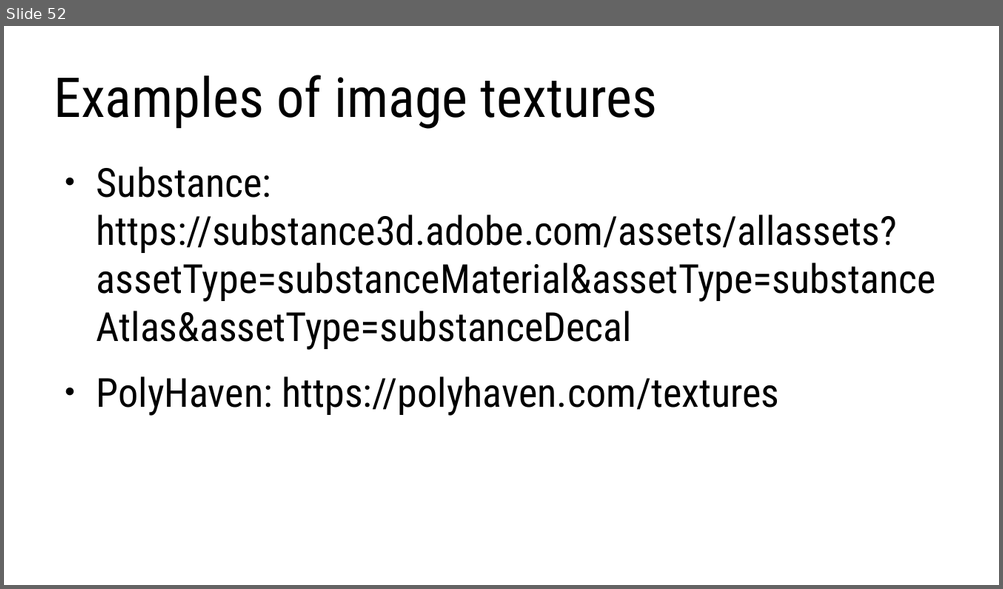
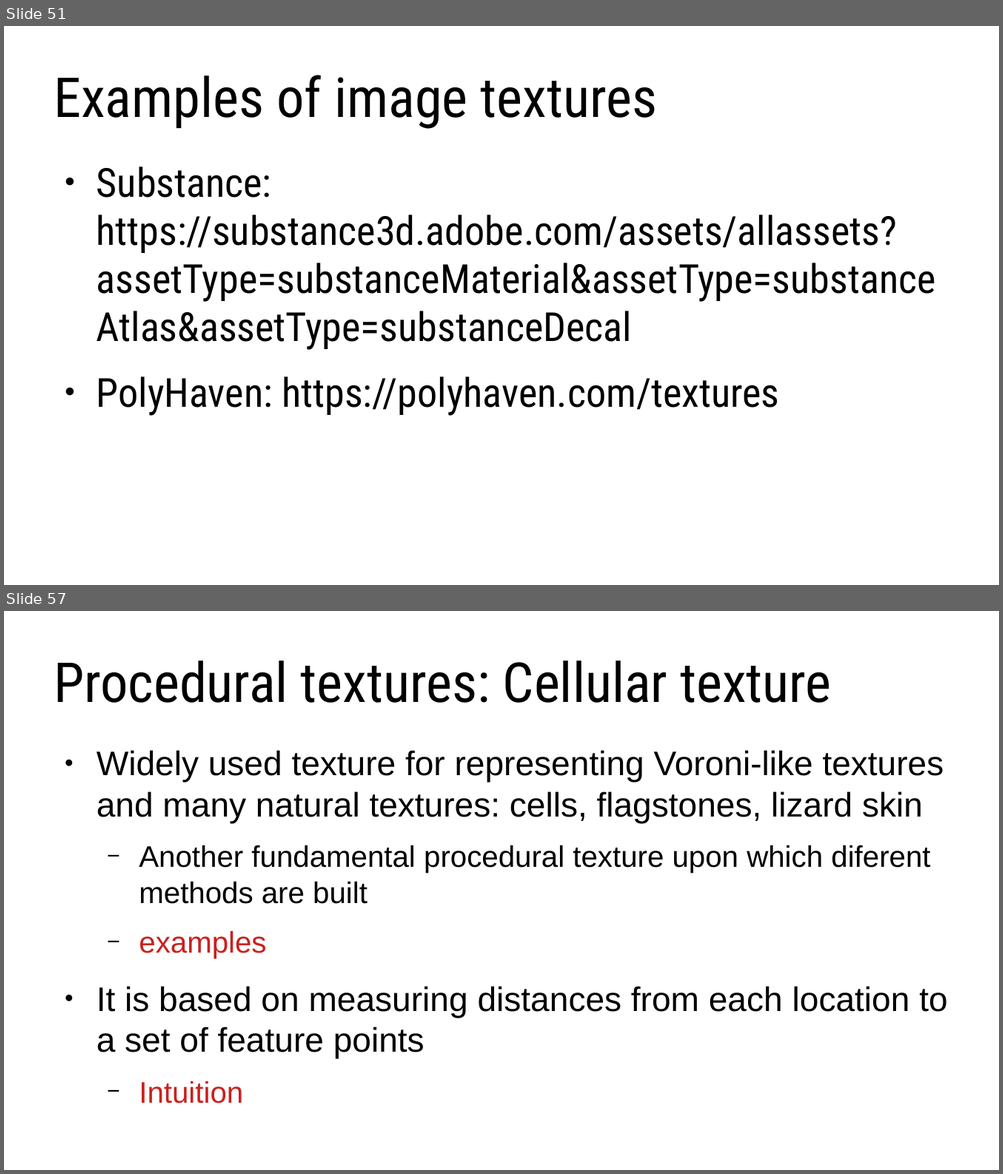
Before and after one commit to lorentzo/IntroductionToComputerGraphics, a slide deck: lectures/3_foundations_3d_scene/3_2_2_3D_models_material.odp. Shown one above the other, each under a label of ours: slide 52 before the commit, slides 51 and 57 after it; the slides between them are not shown. The pictures are 1003x589 and 1003x1174 pixels, drawn with LibreOffice and Linux fonts; fonts in the diff are those of the drawing. Boxes give left, top, right and bottom in pixels: in the first picture for what was removed or moved away, otherwise in the second. Text is boxed around its words. In the diff, an @@ line names an element or a change of style, - is before the commit and + after.

```diff
--- a/lectures/3_foundations_3d_scene/3_2_2_3D_models_material.odp
+++ b/lectures/3_foundations_3d_scene/3_2_2_3D_models_material.odp
@@ slide 57 added at (4,611,999,1170), background #FFFFFF @@
@@ title added at (54,661,831,703), 44 pt, text #000000 @@
+Procedural textures: Cellular texture
@@ text added at (96,750,947,1059), 27.2 pt, text #000000 @@
+● Widely used texture for representing Voroni-like textures and many natural textures: cells, flagstones, lizard skin
+  − Another fundamental procedural texture upon which diferent methods are built
+  − examples
+● It is based on measuring distances from each location to a set of feature points
+  − Intuition
@@ what was slide 52 is now slide 51 @@
```
Also in this commit, not shown: 6 slides changed, 17 other slides added, 1 slide removed, 5 other files.
